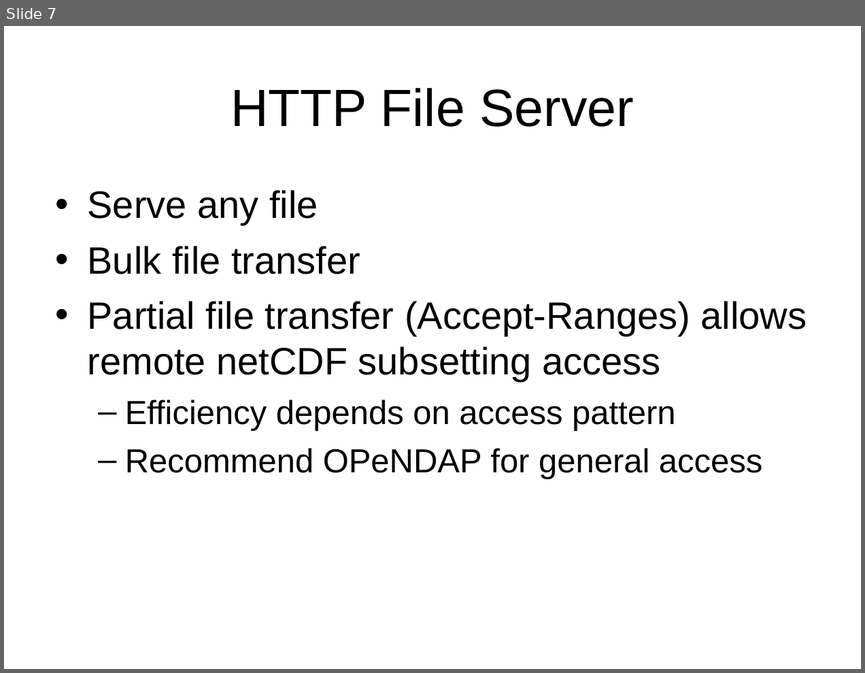
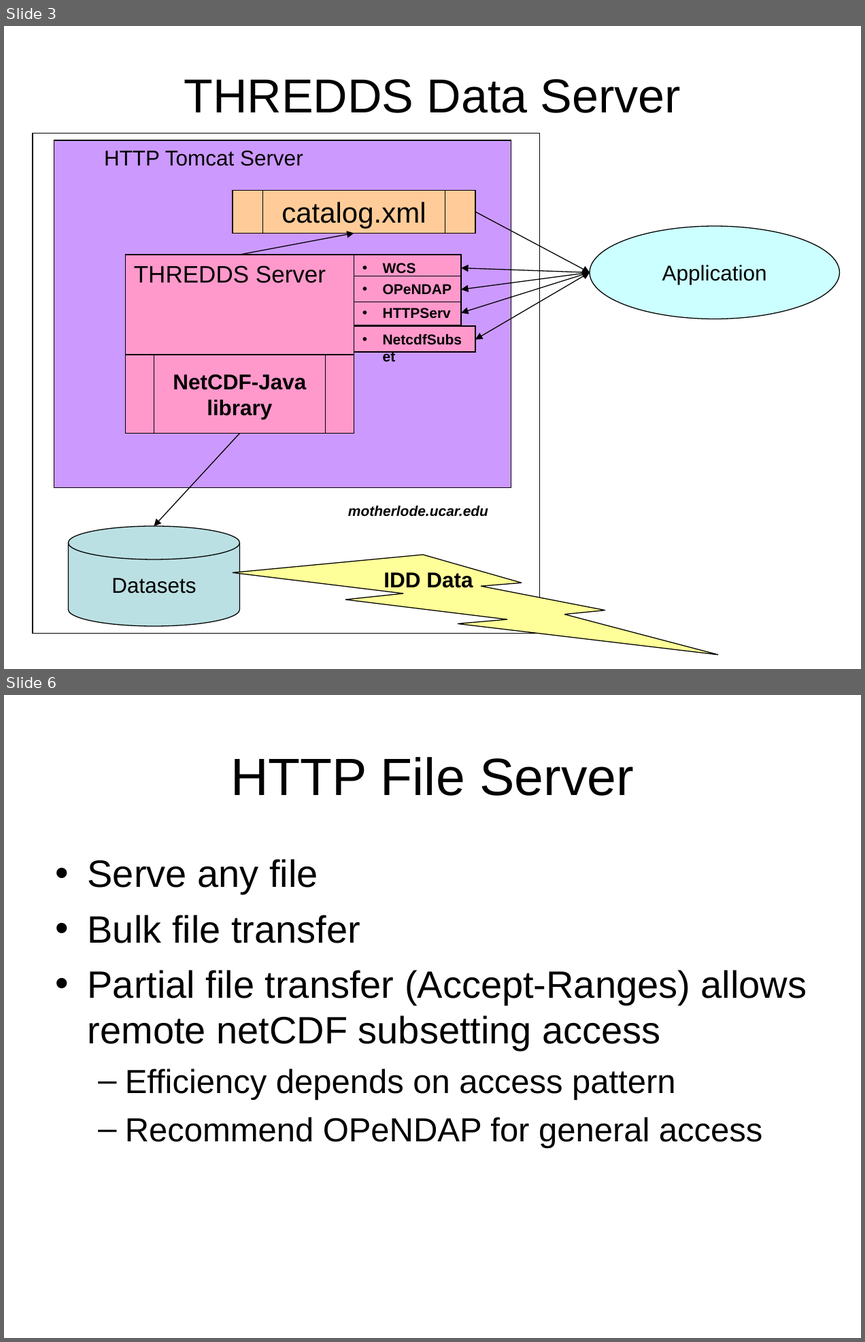
Before and after one commit to ooici-eoi/THREDDS, a slide deck: docs/web/thredds/tech/tutorial/TDSOverview.ppt. Shown one above the other, each under a label of ours: slide 7 before the commit, slides 3 and 6 after it; the slides between them are not shown. The pictures are 865x673 and 865x1342 pixels, drawn with LibreOffice and Linux fonts; fonts in the diff are those of the drawing; background and template pictures are left out. Boxes give left, top, right and bottom in pixels: in the first picture for what was removed or moved away, otherwise in the second. Text is boxed around its words. In the diff, an @@ line names an element or a change of style, - is before the commit and + after.

```diff
--- a/docs/web/thredds/tech/tutorial/TDSOverview.ppt
+++ b/docs/web/thredds/tech/tutorial/TDSOverview.ppt
@@ slide 3 added at (4,26,861,669), background picture (left out) @@
@@ title added at (184,79,681,113), 40 pt, text #000000 @@
+THREDDS Data Server
@@ rectangle added at (33,133,540,633), outline #000000 0.74 pt @@
@@ rectangle added at (54,140,511,487), fill #CC99FF, outline #000000 0.74 pt, 18 pt, text #000000 @@
+HTTP Tomcat Server
@@ flow chart predefined process added at (232,191,475,233), fill #FFCC99, outline #000000 0.74 pt, 24 pt, text #000000 @@
+catalog.xml
@@ arrow added from (475, 212) to (589, 273), #000000 0.74 pt @@
@@ ellipse added at (589,226,839,318), fill #CCFFFF, outline #000000 0.74 pt, 18 pt, text #000000 @@
+Application
@@ arrow added from (239, 254) to (354, 233), #000000 0.74 pt @@
@@ rectangle added at (126,254,354,379), fill #FF99CC, outline #000000 0.74 pt, 20 pt, text #000000 @@
+THREDDS Server
@@ rectangle added at (354,254,461,280), fill #FF99CC, outline #000000 0.74 pt, 12 pt, text #000000, bold @@
+• WCS
@@ double arrow added from (461, 267) to (589, 273), #000000 0.74 pt @@
@@ rectangle added at (354,276,461,302), fill #FF99CC, outline #000000 0.74 pt, 12 pt, text #000000, bold @@
+• OPeNDAP
@@ double arrow added from (461, 289) to (589, 272), #000000 0.74 pt @@
@@ double arrow added from (461, 313) to (589, 272), #000000 0.74 pt @@
@@ double arrow added from (475, 339) to (589, 272), #000000 0.74 pt @@
@@ rectangle added at (354,299,461,325), fill #FF99CC, outline #000000 0.74 pt, 12 pt, text #000000, bold @@
+• HTTPServer
@@ rectangle added at (354,326,475,352), fill #FF99CC, outline #000000 0.74 pt, 12 pt, text #000000, bold @@
+• NetcdfSubset
@@ flow chart predefined process added at (126,354,354,433), fill #FF99CC, outline #000000 0.74 pt, 18 pt, text #000000, bold @@
+NetCDF-Java
+library
@@ arrow added from (239, 433) to (154, 526), #000000 0.74 pt @@
@@ text added at (348,505,488,516), 12 pt, text #000000, bold, italic @@
+motherlode.ucar.edu
@@ cylinder added at (68,526,239,626), fill #BBE0E3, outline #000000 0.74 pt, 18 pt, text #000000 @@
+Datasets
@@ lightning bolt added at (232,554,719,655), fill #FFFF99, outline #000000 0.74 pt @@
@@ text added at (383,572,473,591), 18 pt, text #000000, bold @@
+IDD Data
@@ what was slide 7 is now slide 6 @@
```
Also in this commit, not shown: 10 slides changed, 3 other slides added, 1 slide removed, 16 other files.
